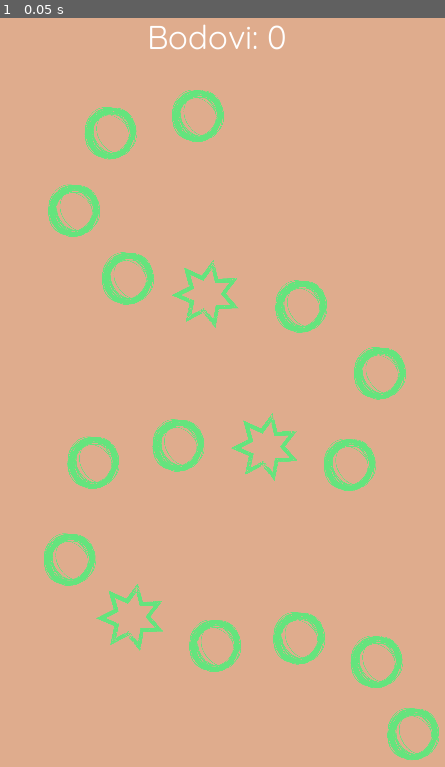
Above: before the commit, frame 1.
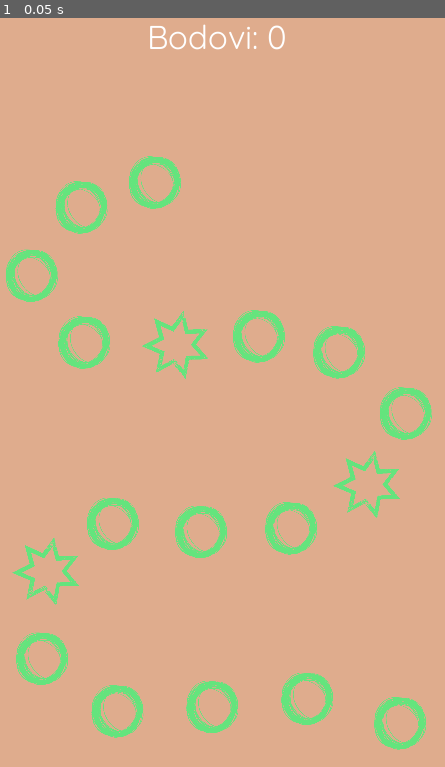
Above: after the commit, the same moment.

Repository: amalija-ramljak/superteacher
Game: Godot game, scene res://leveldata/scenes/Hodnik.tscn
The game is run twice, just before and just after one commit, with the same random seed, the same clock (stepped at 60 frames per second) and the same inputs. This scene is started directly instead of the project's main scene.
Inputs:
- Up to frame 1 (0.05 s): no input

The runs differ from the first frame. In frame 1, 12% of the frame differs, in the area x 1-99%, y 9-100%.

Commit message:
cleared up things and made the level field able to represent qs and sits

Diff:
--- a/Control.gd
+++ b/Control.gd
@@ -1,19 +1,8 @@
 extends Control
 
-
-# Declare member variables here. Examples:
-# var a = 2
-# var b = "text"
-
-
-# Called when the node enters the scene tree for the first time.
 func _ready():
 	pass # Replace with function body.
 
-
-# Called every frame. 'delta' is the elapsed time since the previous frame.
-#func _process(delta):
-#	pass
 
 var next_scene = preload("res://scenes/Main.tscn")
 
--- a/Main.gd
+++ b/Main.gd
@@ -1,7 +1,5 @@
 extends Control
 
-
-# prepare level list, all user data...
 func _ready():
 	pass
 
--- a/leveldata/scenes/Hodnik.tscn
+++ b/leveldata/scenes/Hodnik.tscn
@@ -1,8 +1,7 @@
-[gd_scene load_steps=5 format=2]
+[gd_scene load_steps=4 format=2]
 
 [ext_resource path="res://scenes/components/LevelField.tscn" type="PackedScene" id=1]
 [ext_resource path="res://scenes/components/InGameScore.tscn" type="PackedScene" id=2]
-[ext_resource path="res://scenes/components/SituationField.tscn" type="PackedScene" id=3]
 [ext_resource path="res://leveldata/scenes/scripts/Hodnik.gd" type="Script" id=4]
 
 [node name="Hodnik" type="Control"]
@@ -17,55 +16,58 @@
 "_edit_use_anchors_": false
 }
 
+[node name="InGameScore" parent="." instance=ExtResource( 2 )]
+
 [node name="01" parent="." instance=ExtResource( 1 )]
-position = Vector2( 492.387, 852.954 )
+position = Vector2( 519.363, 882.652 )
 
 [node name="02" parent="." instance=ExtResource( 1 )]
-position = Vector2( 448.447, 766.366 )
+position = Vector2( 407.984, 853.341 )
 
 [node name="03" parent="." instance=ExtResource( 1 )]
-position = Vector2( 355.397, 737.934 )
+position = Vector2( 294.064, 863.127 )
 
 [node name="04" parent="." instance=ExtResource( 1 )]
-position = Vector2( 254.594, 746.981 )
+position = Vector2( 180.194, 868.286 )
 
-[node name="05" parent="." instance=ExtResource( 3 )]
-position = Vector2( 195.145, 756.027 )
+[node name="05" parent="." instance=ExtResource( 1 )]
+position = Vector2( 89.6623, 805.203 )
 
 [node name="06" parent="." instance=ExtResource( 1 )]
-position = Vector2( 80.1259, 643.592 )
+position = Vector2( 94.4698, 701.388 )
 
 [node name="07" parent="." instance=ExtResource( 1 )]
-position = Vector2( 108.558, 527.281 )
+position = Vector2( 174.621, 643.337 )
 
 [node name="08" parent="." instance=ExtResource( 1 )]
-position = Vector2( 210.654, 506.603 )
+position = Vector2( 280.38, 653.031 )
 
-[node name="09" parent="." instance=ExtResource( 3 )]
-position = Vector2( 356.69, 551.835 )
+[node name="09" parent="." instance=ExtResource( 1 )]
+position = Vector2( 388.537, 648.733 )
 
 [node name="10" parent="." instance=ExtResource( 1 )]
-position = Vector2( 416.138, 529.865 )
+position = Vector2( 479.517, 597.112 )
 
 [node name="11" parent="." instance=ExtResource( 1 )]
-position = Vector2( 452.324, 420.015 )
+position = Vector2( 526.076, 510.996 )
 
 [node name="12" parent="." instance=ExtResource( 1 )]
-position = Vector2( 357.982, 339.889 )
+position = Vector2( 446.15, 437.463 )
 
-[node name="13" parent="." instance=ExtResource( 3 )]
-position = Vector2( 285.61, 368.321 )
+[node name="13" parent="." instance=ExtResource( 1 )]
+position = Vector2( 349.859, 418.424 )
 
 [node name="14" parent="." instance=ExtResource( 1 )]
-position = Vector2( 149.913, 306.288 )
+position = Vector2( 249.772, 429.354 )
 
 [node name="15" parent="." instance=ExtResource( 1 )]
-position = Vector2( 85.2954, 224.87 )
+position = Vector2( 140.323, 425.819 )
 
 [node name="16" parent="." instance=ExtResource( 1 )]
-position = Vector2( 129.235, 131.82 )
+position = Vector2( 77.2836, 345.603 )
 
 [node name="17" parent="." instance=ExtResource( 1 )]
-position = Vector2( 233.916, 111.142 )
+position = Vector2( 137.046, 263.656 )
 
-[node name="InGameScore" parent="." instance=ExtResource( 2 )]
+[node name="18" parent="." instance=ExtResource( 1 )]
+position = Vector2( 225.035, 233.825 )
--- a/leveldata/scenes/scripts/Hodnik.gd
+++ b/leveldata/scenes/scripts/Hodnik.gd
@@ -1,17 +1,9 @@
 extends Control
-
-
-# Declare member variables here. Examples:
-# var a = 2
-# var b = "text"
 
 
 # Called when the node enters the scene tree for the first time.
 func _ready():
-	# load data from its file - question list! and also load user stuff
-	pass # Replace with function body.
-
-
-# Called every frame. 'delta' is the elapsed time since the previous frame.
-#func _process(delta):
-#	pass
+	var situations = [5, 9, 13]
+	for number in situations:
+		var c = self.get_child(number+1)
+		c.situation()
--- a/scenes/VBoxContainer.gd
+++ b/scenes/VBoxContainer.gd
@@ -14,8 +14,8 @@
 		level_selector.set_name(level)
 		level_selector.set_highscore(levels[level].highscore)
 		level_selector.set_progress(levels[level].full_runs, levels[level].current, levels[level].total)
-		#level_selector.rect_position.y += i * 120
-		level_selector.connect("button_up", self.get_parent(), "on_level_selected", [level_selector.level_name])
+		# terrible but oh well
+		level_selector.get_child(0).connect("button_up", self.get_parent().get_parent(), "on_level_selected", [level_selector.level_name])
 		if (!levels.playable.has(level)):
 			level_selector.disable()
 		i += 1
--- a/scenes/components/InGameScore.tscn
+++ b/scenes/components/InGameScore.tscn
@@ -7,7 +7,10 @@
 font_data = ExtResource( 1 )
 
 [node name="InGameScore" type="Label"]
-margin_right = 600.0
+anchor_left = 0.5
+anchor_right = 0.5
+margin_left = -300.0
+margin_right = 300.0
 margin_bottom = 120.0
 rect_pivot_offset = Vector2( -866.825, -31.6442 )
 custom_fonts/font = SubResource( 1 )
--- /dev/null
+++ b/scenes/components/LevelField.gd
@@ -0,0 +1,15 @@
+extends Node2D
+
+var question = true
+var index = 0
+
+# Called when the node enters the scene tree for the first time.
+func _ready():
+	pass
+
+func set_index(number):
+	self.index = number
+
+func situation():
+	self.question = false
+	$Sprite.texture = load("res://visuals/images/smallstar.png")
--- a/scenes/components/LevelField.tscn
+++ b/scenes/components/LevelField.tscn
@@ -1,10 +1,11 @@
-[gd_scene load_steps=2 format=2]
+[gd_scene load_steps=3 format=2]
 
 [ext_resource path="res://visuals/images/smallcircle.png" type="Texture" id=1]
+[ext_resource path="res://scenes/components/LevelField.gd" type="Script" id=2]
 
 [node name="LevelField" type="Node2D"]
+script = ExtResource( 2 )
 
 [node name="Sprite" type="Sprite" parent="."]
-position = Vector2( 42.7212, 42.7233 )
 scale = Vector2( 0.25, 0.25 )
 texture = ExtResource( 1 )
--- a/scenes/components/SituationField.tscn
+++ /dev/null
@@ -1,9 +0,0 @@
-[gd_scene load_steps=2 format=2]
-
-[ext_resource path="res://visuals/images/smallstar.png" type="Texture" id=1]
-
-[node name="SituationField" type="Node2D"]
-
-[node name="Sprite" type="Sprite" parent="."]
-scale = Vector2( 0.25, 0.25 )
-texture = ExtResource( 1 )
